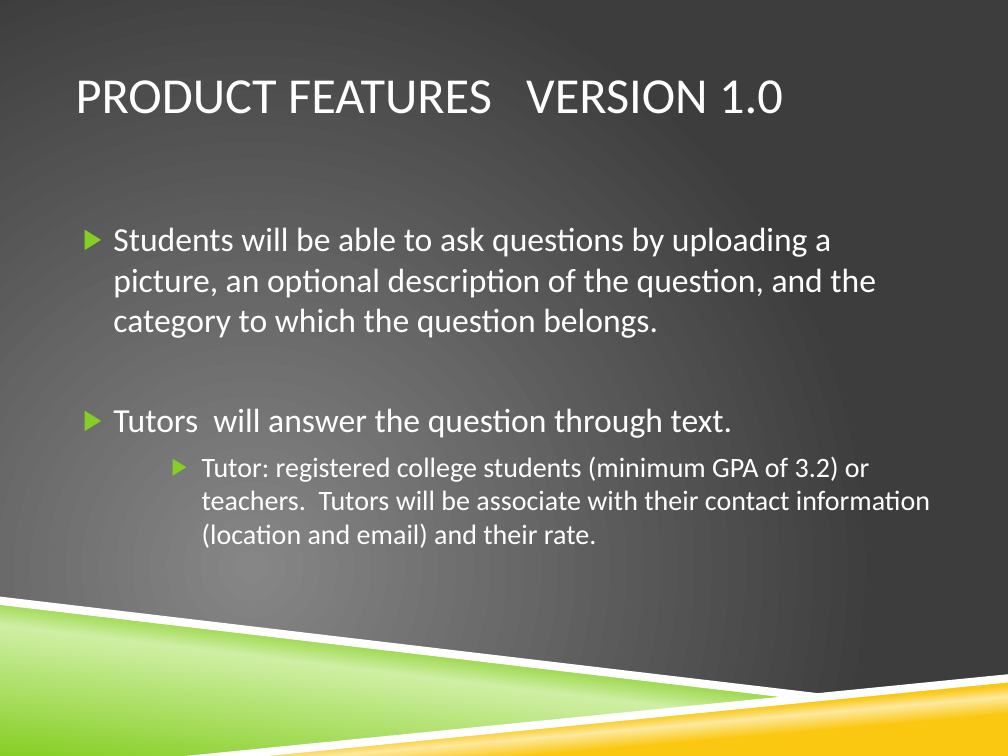
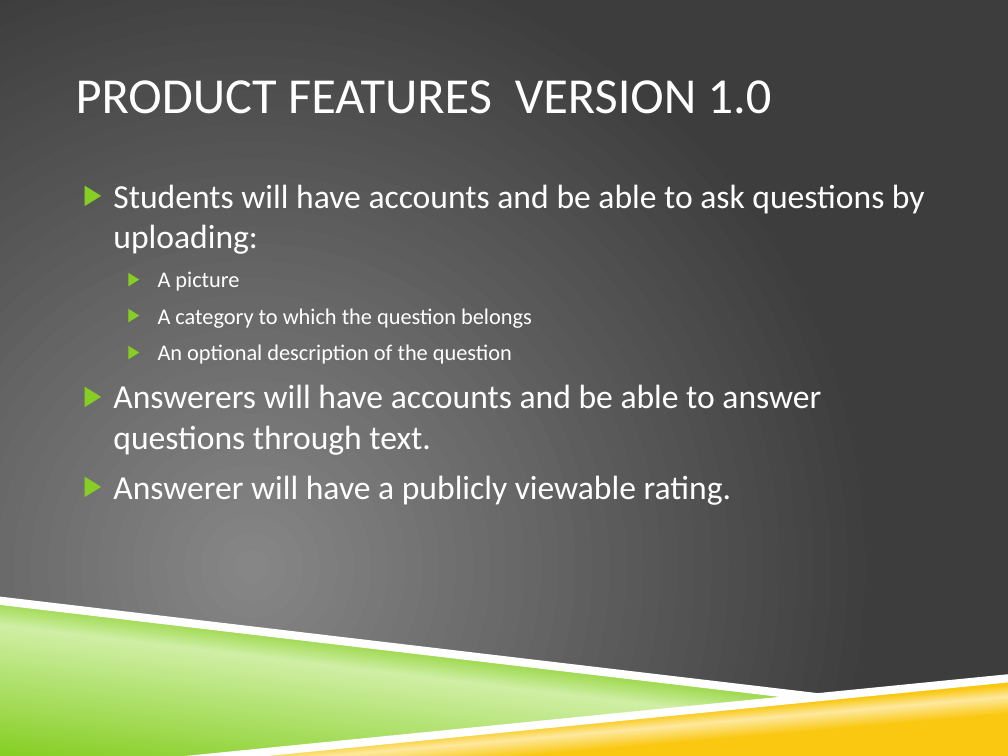
Before and after one commit to razfriman/Snap2Ask, a slide deck: slide 8 of Proposal.pptx. Drawn at 1008x756 pixels with LibreOffice and Linux fonts; fonts in the diff are those of the drawing; background and template pictures are left out. Boxes give left, top, right and bottom in pixels: in the first picture for what was removed or moved away, otherwise in the second. Text is boxed around its words. In the diff, an @@ line names an element or a change of style, - is before the commit and + after.

```diff
--- a/Proposal.pptx
+++ b/Proposal.pptx
@@ title "PRODUCT FEATURES VERSION 1.0" rewrapped from (76,80,783,114) to (76,80,772,114) @@
@@ text at (113,184,925,505): text changed @@
-▶ Students will be able to ask questions by uploading a picture, an optional description of the question, and the category to which the question belongs.
-▶ Tutors will answer the question through text.
-    ▶ Tutor: registered college students (minimum GPA of 3.2) or teachers. Tutors will be associate with their contact information (location and email) and their rate.
+▶ Students will have accounts and be able to ask questions by uploading:
+  ▶ A picture
+  ▶ A category to which the question belongs
+  ▶ An optional description of the question
+▶ Answerers will have accounts and be able to answer questions through text.
+▶ Answerer will have a publicly viewable rating.
```
Also in this commit, not shown: 7 other slides changed.
